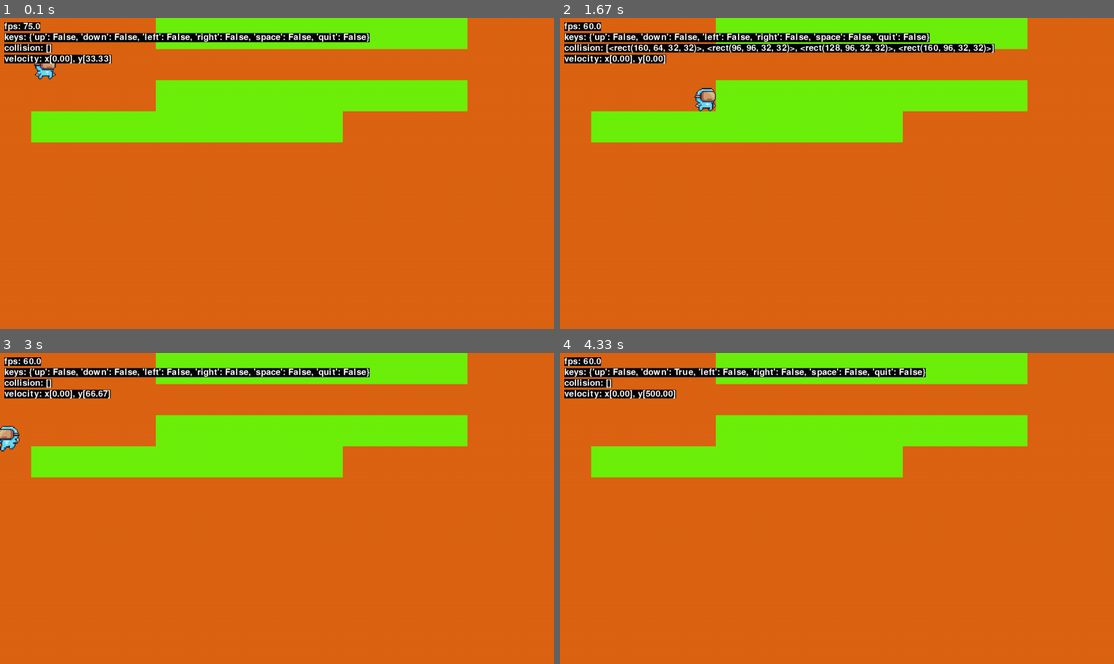
Above: before the commit, frames 1-4 (two rows, left to right).
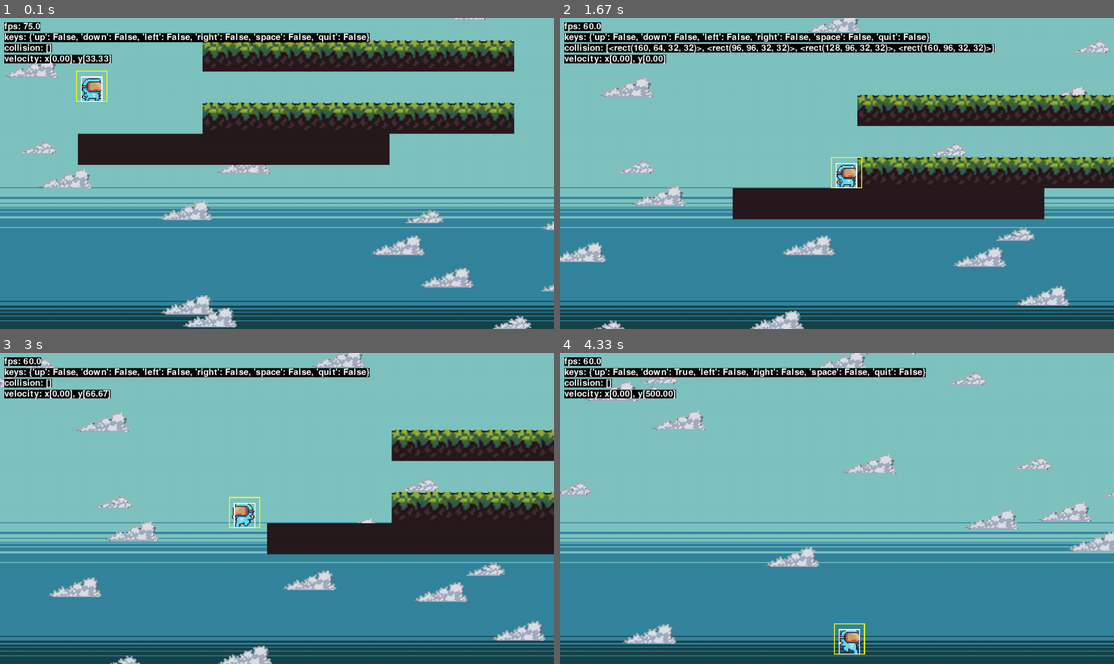
Above: after the commit, the same moments.

Repository: countingticks/pygame_game
Game: pygame game, started from main.py
Two runs of this game, one before a commit and one after it. Both use one fixed random seed, a clock stepped at 60 frames per second and the inputs below.
Inputs:
- Up to frame 1 (0.1 s): no input
- Up to frame 2 (1.67 s): hold D 0.33-0.8 s; hold W 0.83-1.13 s; hold D 1.17-1.63 s
- Up to frame 3 (3 s): hold A 1.67-2.2 s; hold S 2.23-2.53 s; hold A 2.57-2.97 s
- Up to frame 4 (4.33 s): hold D 3.4-4.03 s; hold S from 4.07 s (still down)

The runs differ from the first frame. In frame 1, 97% of the frame differs, in the area x 0-100%, y 0-100%; in frame 2, 96%; in frame 3, 97%; in frame 4, 97%.

Commit message:
Added camera, background, clouds

Diff:
--- a/main.py
+++ b/main.py
@@ -6,7 +6,9 @@
 from src.player import Player
 from src.sprite_sheet import *
 from src.tile_map import TileMap
+from src.camera import Camera
 from src.config import PLAYER
+from src.background.background import Background
 
 from collections import deque
 
@@ -27,7 +29,10 @@
 
         self.key_handler = KeyHandler()
         self.player = Player(self, PLAYER, (30, 30))
-        self.tile_map = TileMap(self)
+        self.tile_map = TileMap(self, tile_size=[32, 32])
+        self.camera = Camera(self.canvas.get_size(), slowness=0.3)
+        self.camera.set_target(self.player)
+        self.background = Background()
 
     def run(self):
         self.prev_time = time.time()
@@ -45,13 +50,15 @@
 
     def update(self):
         self.key_handler.update()
+        self.background.update(self.delta_time)
         self.player.update(self.delta_time, self.tile_map)
+        self.camera.update(self.delta_time)
         pygame.display.update()
 
     def render(self):
-        self.canvas.fill((220, 100, 20))
-        self.tile_map.render(self.canvas)
-        self.player.render(self.canvas)
+        self.background.render(self.canvas, offset=self.camera)
+        self.tile_map.render(self.canvas, offset=self.camera)
+        self.player.render(self.canvas, offset=self.camera)
         self.window.blit(pygame.transform.scale(self.canvas, self.window.get_size()), (0, 0))
 
     def calculate_delta_time(self):
--- a/src/animation.py
+++ b/src/animation.py
@@ -26,6 +26,8 @@
                     self.frame = (self.frame + self.image_duration * dt) % self.entity[action]['frames']
                 else:
                     self.frame = min(self.frame + self.image_duration * dt, self.entity[action]['frames'] - 1)
+                    if self.frame >= self.entity[action]['frames'] - 1:
+                        self.done = True
 
     def render(self, surface, action, flip, pos):
-        surface.blit(pygame.transform.flip(self.entity[action]['images'][int(self.frame)], flip[0], flip[1]), pos)
+        surface.blit(pygame.transform.flip(self.entity[action]['images'][int(self.frame)], *flip), pos)
--- /dev/null
+++ b/src/background/background.py
@@ -0,0 +1,18 @@
+import pygame
+
+from src.config import BACKGROUND
+from src.sprite_sheet import load_image
+from src.background.clouds import Clouds
+
+
+class Background:
+    def __init__(self, clouds_count=16):
+        self.clouds = Clouds(count=clouds_count)
+        load_image(BACKGROUND)
+
+    def update(self, dt):
+        self.clouds.update(dt)
+
+    def render(self, surface, offset=(0, 0)):
+        surface.blit(pygame.transform.scale(BACKGROUND['image'], surface.get_size()), (0, 0))
+        self.clouds.render(surface, offset=offset)
--- /dev/null
+++ b/src/background/clouds.py
@@ -0,0 +1,39 @@
+import random
+
+from src.config import CLOUDS
+from src.sprite_sheet import load_sprite_sheet
+
+
+class Cloud:
+    def __init__(self, pos, image, speed, depth):
+        self.pos = list(pos)
+        self.image = image
+        self.speed = speed
+        self.depth = depth
+
+    def update(self, dt):
+        self.pos[0] += self.speed * dt
+
+    def render(self, surface, offset=(0, 0)):
+        render_pos = (self.pos[0] - offset[0] * self.depth, self.pos[1] - offset[1] * self.depth)
+        surface.blit(self.image, (render_pos[0] % (surface.get_width() + self.image.get_width()) - self.image.get_width(), render_pos[1] % (surface.get_height() + self.image.get_height()) - self.image.get_height()))
+
+
+class Clouds:
+    def __init__(self, count=16):
+        self.clouds = []
+
+        load_sprite_sheet(CLOUDS)
+
+        for _ in range(count):
+            self.clouds.append(Cloud((random.random() * 99999, random.random() * 99999), CLOUDS[random.choice(CLOUDS['sheet']['groups'])]['images'][0], random.random() * 2 + 0.5, random.random() * 0.6 + 0.2))
+
+        self.clouds.sort(key=lambda x: x.depth)
+
+    def update(self, dt):
+        for cloud in self.clouds:
+            cloud.update(dt)
+
+    def render(self, surface, offset=(0, 0)):
+        for cloud in self.clouds:
+            cloud.render(surface, offset=offset)
--- /dev/null
+++ b/src/camera.py
@@ -0,0 +1,42 @@
+class Camera:
+    def __init__(self, size, pos=(0, 0), slowness=1):
+        self.pos = list(pos)
+        self.size = size
+        self.slowness = slowness
+
+        self.int_pos = (int(self.pos[0]), int(self.pos[1]))
+        self.target_entity = None
+        self.target_pos = None
+
+    def __getitem__(self, item):
+        return self.int_pos[item]
+
+    @property
+    def target(self):
+        if self.target_entity:
+            return (self.target_entity.center[0] - self.size[0] // 2, self.target_entity.center[1] - self.size[1] // 2)
+        elif self.target_pos:
+            return (self.target_pos[0] - self.size[0] // 2, self.target_pos[0] - self.size[1] // 2)
+
+    def set_target(self, target):
+        if hasattr(target, 'center'):
+            self.target_entity = target
+            self.target_pos = None
+        elif target:
+            self.target_pos = tuple(target)
+            self.target_entity = None
+        else:
+            self.target_pos = None
+            self.target_entity = None
+
+    def update(self, dt):
+        target = self.target
+        if target:
+            self.pos[0] = self.smooth_approach(dt, self.pos[0], target[0], slowness=self.slowness)
+            self.pos[1] = self.smooth_approach(dt, self.pos[1], target[1], slowness=self.slowness)
+
+        self.int_pos = (int(self.pos[0]), int(self.pos[1]))
+
+    def smooth_approach(self, dt, val, target, slowness=1):
+        val += (target - val) / slowness * min(dt, slowness)
+        return val
--- a/src/config.py
+++ b/src/config.py
@@ -16,12 +16,24 @@
 TERRAIN = {
     'sheet': {
         'path': BASE_PATH + 'terrain/sprite_sheet.png',
-        'groups': ['grass', 'sky', 'stone', 'dirt'],
+        'groups': ['grass', 'dirt'],
         'width': 32,
         'height': 32,
     },
     'grass': {'images': None, 'frames': 1},
-    'sky': {'images': None, 'frames': 1},
-    'stone': {'images': None, 'frames': 1},
     'dirt': {'images': None, 'frames': 1},
 }
+
+CLOUDS = {
+    'sheet': {
+        'path': BASE_PATH + 'clouds/sprite_sheet.png',
+        'groups': ['cloud1', 'cloud2'],
+    },
+    'cloud1': {'images': None, 'frames': 1, 'width': 55, 'height': 20},
+    'cloud2': {'images': None, 'frames': 1, 'width': 39, 'height': 14},
+}
+
+BACKGROUND = {
+    'path': BASE_PATH + 'background/sprite.png',
+    'image': None,
+}
--- a/src/entity.py
+++ b/src/entity.py
@@ -28,9 +28,9 @@
 
     @property
     def collision_rect(self):
-        diff = ((self.size[0] - self.size_collision[0]), (self.size[1] - self.size_collision[1]))
-        tmp_pos = (self.pos[0] + diff[0] / 2, self.pos[1] + diff[1])
-        return pygame.Rect(*tmp_pos, *self.size_collision)
+        difference = ((self.size[0] - self.size_collision[0]), (self.size[1] - self.size_collision[1]))
+        buffer = (self.pos[0] + difference[0] / 2, self.pos[1] + difference[1])
+        return pygame.Rect(*buffer, *self.size_collision)
 
     @property
     def center(self):
@@ -44,12 +44,12 @@
     def update(self, dt):
         self.animation.update(self.action, dt)
 
-    def render(self, surface):
+    def render(self, surface, offset=(0, 0)):
         if self.visible:
-            self.animation.render(surface, self.action, self.flip, self.pos)
+            self.animation.render(surface, self.action, self.flip, (self.pos[0] - offset[0], self.pos[1] - offset[1]))
             if self.render_rect:
-                pygame.draw.rect(surface, (255, 255, 0), self.rect, 1)
-                pygame.draw.rect(surface, (255, 255, 255), self.collision_rect, 1)
+                pygame.draw.rect(surface, (255, 255, 0), (self.rect.x - offset[0], self.rect.y - offset[1], self.rect.width, self.rect.height), 1)
+                pygame.draw.rect(surface, (255, 255, 255), (self.collision_rect.x - offset[0], self.collision_rect.y - offset[1], self.collision_rect.width, self.collision_rect.height), 1)
 
 
 class PhysicsEntity(Entity):
@@ -116,56 +116,6 @@
                     self.pos[1] = entity_rect.y - self.size_offset[1]
                 entity_rect = self.collision_rect
 
-
-        # if (movement[0]):
-        #     if movement[0] == 1:
-        #         self.velocity[0] = min(self.velocity[0] + self.acceleration[0] * dt, self.velocity_max[0])
-        #     else:
-        #         self.velocity[0] = -min(-self.velocity[0] + self.acceleration[0] * dt, self.velocity_max[0])
-        # else:
-        #     if self.velocity[0] > 0:
-        #         self.velocity[0] = max(self.velocity[0] - self.deceleration[0] * dt, 0)
-        #     else:
-        #         self.velocity[0] = -max(-self.velocity[0] - self.deceleration[0] * dt, 0)
-
-        # self.pos[0] += self.velocity[0] * dt
-        # entity_rect = self.rect
-        # for rect in tile_map.collision_tiles_around(self.pos):
-        #     if entity_rect.colliderect(rect):
-        #         if self.velocity[0] > 0:
-        #             entity_rect.right = rect.left
-        #             self.collision['right'] = True
-        #         if self.velocity[0] < 0:
-        #             entity_rect.left = rect.right
-        #             self.collision['left'] = True
-        #         self.pos[0] = entity_rect.x
-
-        # self.velocity[1] = min(self.velocity[1] + 10 * dt, 10)
-        # self.pos[1] += self.velocity[1]
-        # entity_rect = self.rect
-        # for rect in tile_map.collision_tiles_around(self.pos):
-        #     if entity_rect.colliderect(rect):
-        #         if self.velocity[1] > 0:
-        #             entity_rect.bottom = rect.top
-        #             self.collision['down'] = True
-        #         if self.velocity[1] < 0:
-        #             entity_rect.top = rect.bottom
-        #             self.collision['up'] = True
-        #         self.pos[1] = entity_rect.y
-
-        # if self.collision['down'] or self.collision['up']:
-        #     self.velocity[1] = 0
-
-        # if self.velocity[1] > 0:
-        #     self.action = 'fall'
-        # elif self.velocity[1] < 0:
-        #     self.action = 'jump'
-        # else:
-        #     if self.velocity[0] != 0:
-        #         self.action = 'run'
-        #     else:
-        #         self.action = 'idle'
-
     def apply_force(self, dt, vec):
         self.next_movement[0] += vec[0] * dt
         self.next_movement[1] += vec[1] * dt
--- a/src/player.py
+++ b/src/player.py
@@ -11,7 +11,7 @@
         self.air_time = 0
         self.jumps = 1
         self.auto_flip = 1
-        self.render_rect = False
+        self.render_rect = True
 
     def update(self, dt, tile_map):
         self.apply_force(dt, ((self.game.key_handler.actions['right'] - self.game.key_handler.actions['left']) * self.speed, 0))
--- a/src/sprite_sheet.py
+++ b/src/sprite_sheet.py
@@ -1,22 +1,39 @@
 import pygame
 
-def load_image(path):
-    image = pygame.image.load(path).convert_alpha()
-    return image
+def load_image(sprite):
+    image = pygame.image.load(sprite['path']).convert_alpha()
+    sprite['image'] = image
 
 def load_sprite_sheet(sprite_sheet):
     sprite_sheet_image = pygame.image.load(sprite_sheet['sheet']['path']).convert_alpha()
+    total_width = 0
+    total_height = 0
 
     for group_index, group in enumerate(sprite_sheet['sheet']['groups']):
         sprite_sheet[group]['images'] = []
 
         for frame in range(sprite_sheet[group]['frames']):
-            width = sprite_sheet['sheet']['width']
-            height = sprite_sheet['sheet']['height']
+            if 'width' in sprite_sheet['sheet'] and 'height' in sprite_sheet['sheet']:
+                width = sprite_sheet['sheet']['width']
+                height = sprite_sheet['sheet']['height']
 
-            image = pygame.Surface((width, height))
-            image.blit(sprite_sheet_image, (0, 0), (width * frame, height * group_index, width, height))
-            image.set_colorkey((0, 0, 0))
-            sprite_sheet[group]['images'].append(image)
+                image = pygame.Surface((width, height))
+                image.blit(sprite_sheet_image, (0, 0), (width * frame, height * group_index, width, height))
+                image.set_colorkey((0, 0, 0))
+                sprite_sheet[group]['images'].append(image)
+            else:
+                width = sprite_sheet[group]['width']
+                height = sprite_sheet[group]['height']
+
+                image = pygame.Surface((width, height))
+                image.blit(sprite_sheet_image, (0, 0), (total_width, total_height, width, height))
+                image.set_colorkey((0, 0, 0))
+                sprite_sheet[group]['images'].append(image)
+
+                total_width += width
+
+        if not 'width' in sprite_sheet['sheet'] and not 'height' in sprite_sheet['sheet']:
+            total_height += sprite_sheet[group]['height']
+            total_width = 0
 
     print(f"Loaded '{sprite_sheet['sheet']['path']}'")
--- a/src/tile_map.py
+++ b/src/tile_map.py
@@ -5,10 +5,11 @@
 
 
 NEIGHBOR_OFFSETS = [(-1, 0), (-1, -1), (0, -1), (1, -1), (1, 0), (0, 0), (-1, 1), (0, 1), (1, 1)]
-COLLISION_TILES = {'grass', 'stone'}
+COLLISION_TILES = {'grass', 'dirt'}
+
 
 class TileMap:
-    def __init__(self, game, tile_size=32):
+    def __init__(self, game, tile_size=(16, 16)):
         self.game = game
         self.tile_size = tile_size
         self.tile_map = {}
@@ -17,14 +18,13 @@
         load_sprite_sheet(TERRAIN)
 
         for i in range(10):
-            self.tile_map[str(5 + i) + ';0'] = {'type': 'grass', 'variant': 1, 'pos': (5 + i, 0)}
-            self.tile_map[str(5 + i) + ';2'] = {'type': 'grass', 'variant': 1, 'pos': (5 + i, 2)}
-            self.tile_map[str(1 + i) + ';3'] = {'type': 'grass', 'variant': 1, 'pos': (1 + i, 3)}
-            # self.tile_map['2;' + str(0 + i)] = {'type': 'stone', 'variant': 1, 'pos': (2, 0 + i)}
+            self.tile_map[str(5 + i) + ';0'] = {'type': 'grass', 'variant': 0, 'pos': (5 + i, 0)}
+            self.tile_map[str(5 + i) + ';2'] = {'type': 'grass', 'variant': 0, 'pos': (5 + i, 2)}
+            self.tile_map[str(1 + i) + ';3'] = {'type': 'dirt', 'variant': 0, 'pos': (1 + i, 3)}
 
     def tiles_around(self, pos):
         tiles = []
-        tile_pos = (int(pos[0] // self.tile_size), int(pos[1] // self.tile_size))
+        tile_pos = (int(pos[0] // self.tile_size[0]), int(pos[1] // self.tile_size[1]))
         for offset in NEIGHBOR_OFFSETS:
             check_location = str(tile_pos[0] + offset[0]) + ';' + str(tile_pos[1] + offset[1])
             if check_location in self.tile_map:
@@ -35,13 +35,16 @@
         rects = []
         for tile in self.tiles_around(pos):
             if tile['type'] in COLLISION_TILES:
-                rects.append(pygame.Rect(tile['pos'][0] * self.tile_size, tile['pos'][1] * self.tile_size, self.tile_size, self.tile_size))
+                rects.append(pygame.Rect(tile['pos'][0] * self.tile_size[0], tile['pos'][1] * self.tile_size[1], self.tile_size[0], self.tile_size[1]))
         return rects
 
-    def render(self, surface):
+    def render(self, surface, offset=(0, 0)):
         for tile in self.off_grid_tiles:
-            surface.blit(TERRAIN[tile['type']]['images'][tile['variant'] - 1], tile['pos'])
+            surface.blit(TERRAIN[tile['type']]['images'][tile['variant']], (tile['pos'][0] - offset[0], tile['pos'][1] - offset[1]))
 
-        for loc in self.tile_map:
-            tile = self.tile_map[loc]
-            surface.blit(TERRAIN[tile['type']]['images'][tile['variant'] - 1], (tile['pos'][0] * self.tile_size, tile['pos'][1] * self.tile_size))
+        for x in range(offset[0] // self.tile_size[0], (offset[0] + surface.get_width()) // self.tile_size[0] + 1):
+            for y in range(offset[1] // self.tile_size[1], (offset[1] + surface.get_height()) // self.tile_size[1] + 1):
+                check_location = str(x) + ';' + str(y)
+                if check_location in self.tile_map:
+                    tile = self.tile_map[check_location]
+                    surface.blit(TERRAIN[tile['type']]['images'][tile['variant']], (tile['pos'][0] * self.tile_size[0] - offset[0], tile['pos'][1] * self.tile_size[1] - offset[1]))
Binary file added: data/background/sprite.png
Binary file added: data/clouds/sprite_sheet.png
Binary file added: data/terrain/sprite_sheet - Copy.png
Binary file changed: data/terrain/sprite_sheet.png
